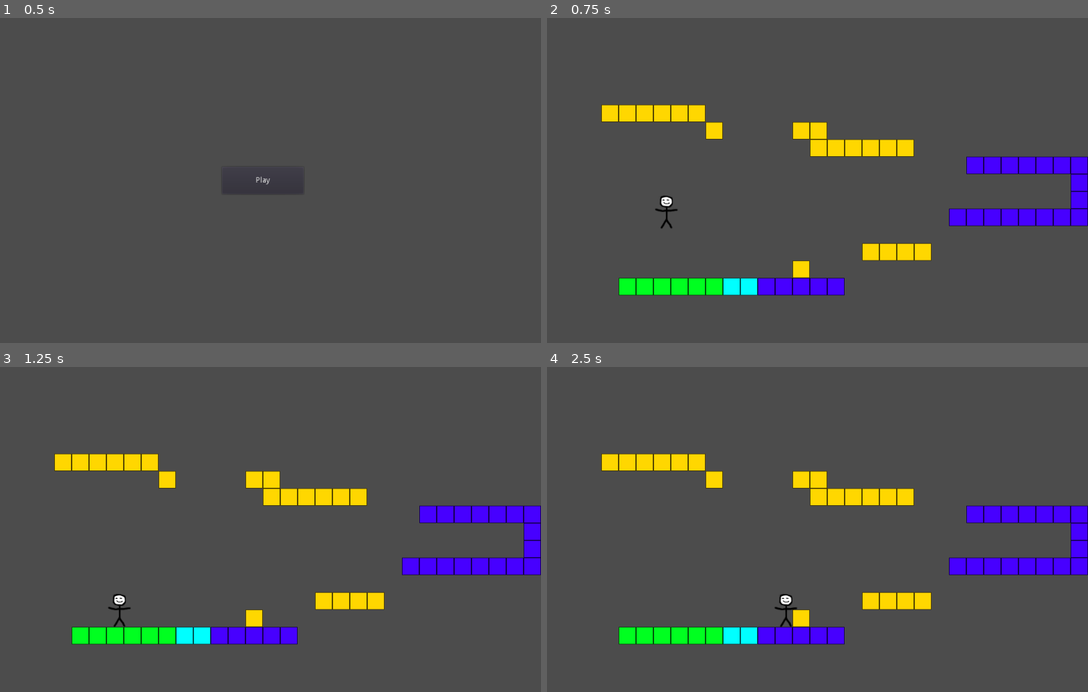
Above: before the commit, frames 1-4 (two rows, left to right).
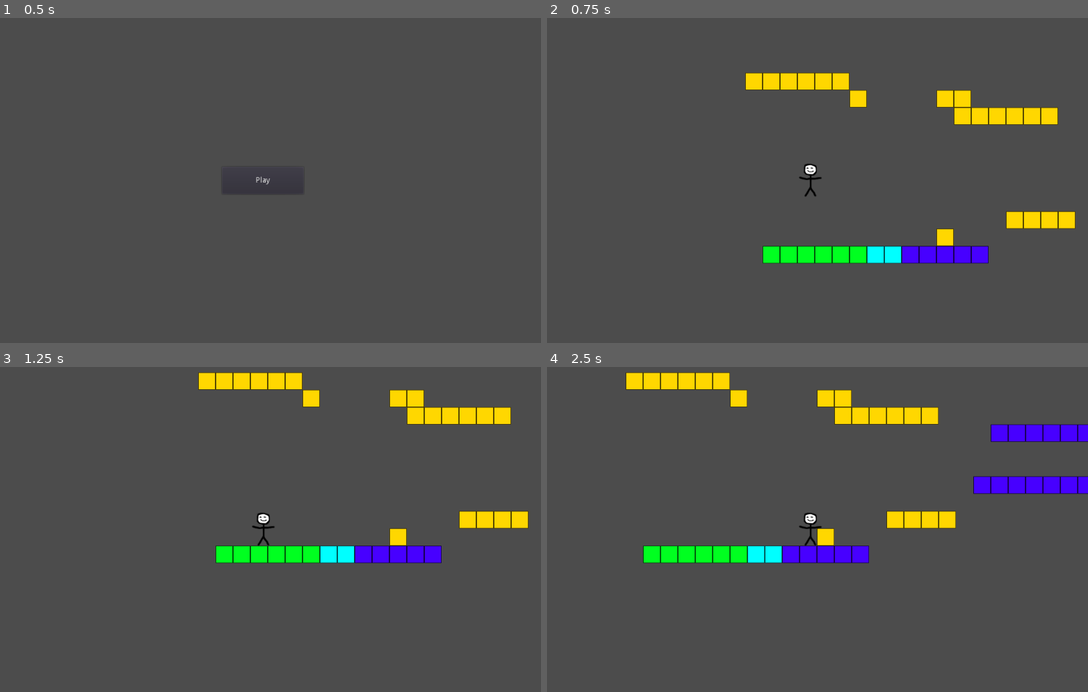
Above: after the commit, the same moments.

Repository: V1def/godot-2d-game
Game: Godot game, scene res://Scenes/Menu.tscn
Two runs of this game, one before a commit and one after it. Both use one fixed random seed, a clock stepped at 60 frames per second and the inputs below.
Inputs (mouse positions are in pixels of both pictures, inside the frame that each line leads up to):
- Up to frame 1 (0.5 s): no input
- Up to frame 2 (0.75 s): click "Play" at 0.5 s
- Up to frame 3 (1.25 s): no input
- Up to frame 4 (2.5 s): tap Enter at 1.25 s; move the mouse to (931, 513) at 1.27 s; hold D (right) from 1.28 s (still down); click (931, 513) at 1.42 s; tap Space (up) at 1.52, 2.27 s; move the mouse to (698, 545) at 2.02 s; click (698, 545) at 2.17 s

Frame 1 is identical in both runs. In frame 2, 13% of the frame differs, in the area x 10-100%, y 16-86%; in frame 3, 14%; in frame 4, 17%, in the area x 10-100%, y 1-86%.

Commit message:
Added a dynamic camera and the ability to scroll it

Diff:
--- /dev/null
+++ b/Scenes/Camera.tscn
@@ -0,0 +1,6 @@
+[gd_scene load_steps=2 format=2]
+
+[ext_resource path="res://Scripts/Camera.gd" type="Script" id=1]
+
+[node name="Camera" type="Camera2D"]
+script = ExtResource( 1 )
--- a/Scenes/Player.tscn
+++ b/Scenes/Player.tscn
@@ -1,7 +1,8 @@
-[gd_scene load_steps=4 format=2]
+[gd_scene load_steps=5 format=2]
 
 [ext_resource path="res://Sprites/player.png" type="Texture" id=1]
 [ext_resource path="res://Scripts/Player.gd" type="Script" id=2]
+[ext_resource path="res://Scenes/Camera.tscn" type="PackedScene" id=3]
 
 [sub_resource type="RectangleShape2D" id=1]
 extents = Vector2( 12.5, 30.5 )
@@ -15,3 +16,6 @@
 [node name="CollisionShape2D" type="CollisionShape2D" parent="."]
 position = Vector2( 0.5, -0.5 )
 shape = SubResource( 1 )
+
+[node name="Camera" parent="." instance=ExtResource( 3 )]
+current = true
--- /dev/null
+++ b/Scripts/Camera.gd
@@ -0,0 +1,51 @@
+# MIT License
+
+# Copyright (c) 2021 V1def
+
+# Permission is hereby granted, free of charge, to any person obtaining a copy
+# of this software and associated documentation files (the "Software"), to deal
+# in the Software without restriction, including without limitation the rights
+# to use, copy, modify, merge, publish, distribute, sublicense, and/or sell
+# copies of the Software, and to permit persons to whom the Software is
+# furnished to do so, subject to the following conditions:
+
+# The above copyright notice and this permission notice shall be included in all
+# copies or substantial portions of the Software.
+
+# THE SOFTWARE IS PROVIDED "AS IS", WITHOUT WARRANTY OF ANY KIND, EXPRESS OR
+# IMPLIED, INCLUDING BUT NOT LIMITED TO THE WARRANTIES OF MERCHANTABILITY,
+# FITNESS FOR A PARTICULAR PURPOSE AND NONINFRINGEMENT. IN NO EVENT SHALL THE
+# AUTHORS OR COPYRIGHT HOLDERS BE LIABLE FOR ANY CLAIM, DAMAGES OR OTHER
+# LIABILITY, WHETHER IN AN ACTION OF CONTRACT, TORT OR OTHERWISE, ARISING FROM,
+# OUT OF OR IN CONNECTION WITH THE SOFTWARE OR THE USE OR OTHER DEALINGS IN THE
+# SOFTWARE.
+
+extends Camera2D
+
+const ZOOM_SPEED = 20
+const ZOOM_STEP = 0.03
+const FACTOR_STEP = 0.01
+
+onready var _zoomFactor = 1
+
+func _process(delta: float) -> void:
+	"""On process."""
+
+	zoom.x = lerp(zoom.x, _zoomFactor * zoom.x, ZOOM_SPEED * delta)
+	zoom.y = lerp(zoom.y, _zoomFactor * zoom.y, ZOOM_SPEED * delta)
+
+	zoom.x = clamp(zoom.x, 0.5, 2)
+	zoom.y = clamp(zoom.y, 0.5, 2)
+
+	if _zoomFactor > 1:
+		_zoomFactor -= FACTOR_STEP
+	elif _zoomFactor < 1:
+		_zoomFactor += FACTOR_STEP
+
+func _input(event: InputEvent) -> void:
+	"""On input evemnts."""
+	if event is InputEventMouseButton:
+		if event.button_index == BUTTON_WHEEL_UP:
+			_zoomFactor -= ZOOM_STEP
+		elif event.button_index == BUTTON_WHEEL_DOWN:
+			_zoomFactor += ZOOM_STEP
